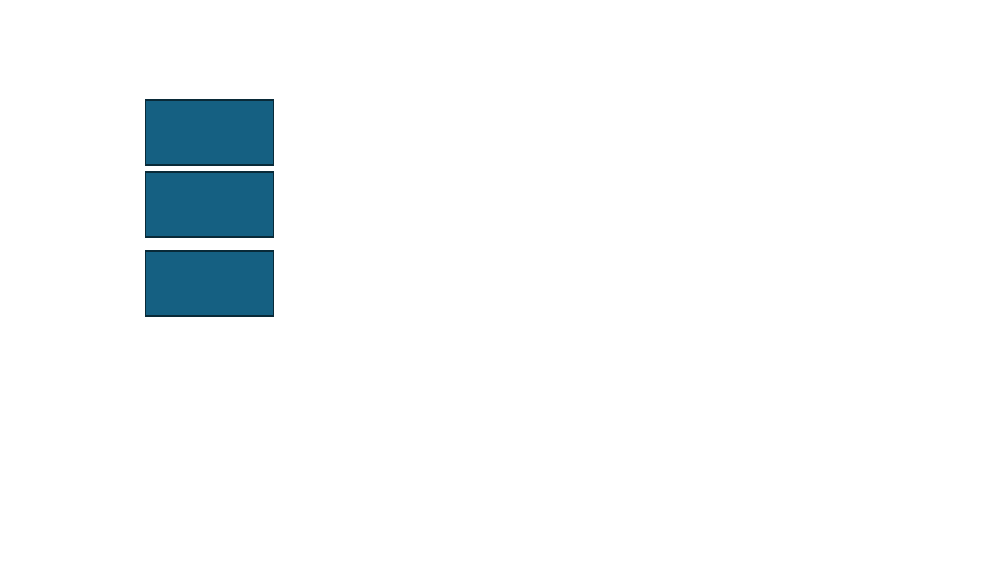
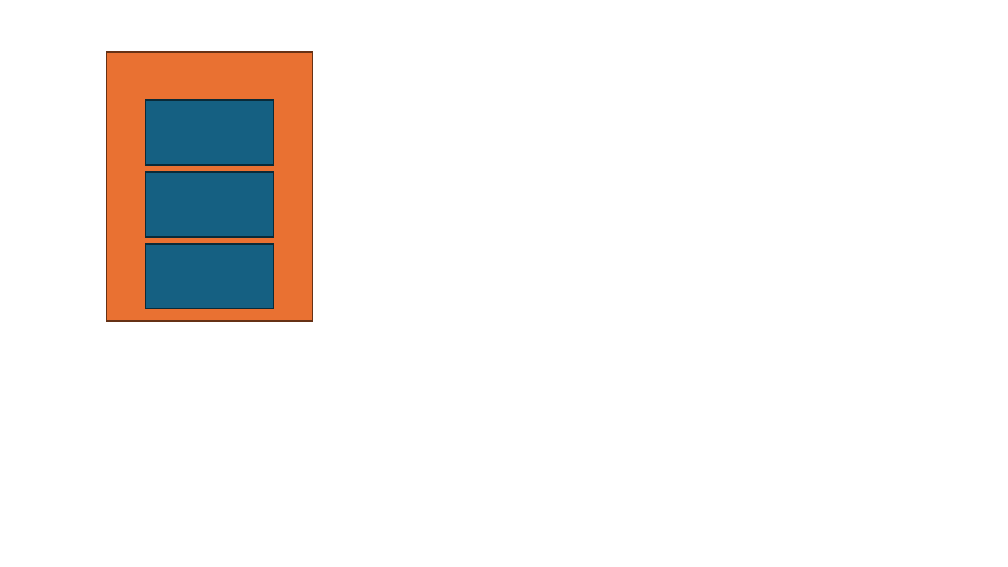
Before and after one commit to Oasis-Company/AMAR-Engine, a slide deck: slide 1 of docs/overview.pptx. Drawn at 1008x567 pixels with LibreOffice and Linux fonts; fonts in the diff are those of the drawing. Boxes give left, top, right and bottom in pixels: in the first picture for what was removed or moved away, otherwise in the second. Text is boxed around its words. In the diff, an @@ line names an element or a change of style, - is before the commit and + after.

```diff
--- a/docs/overview.pptx
+++ b/docs/overview.pptx
@@ rectangle added at <box>107,52,312,321</box>, fill #E97132, outline #663216 1.5 pt @@
@@ rectangle: place and size @@
-rectangle at <box>145,251,274,316</box>
+rectangle at <box>145,243,274,309</box>
```
